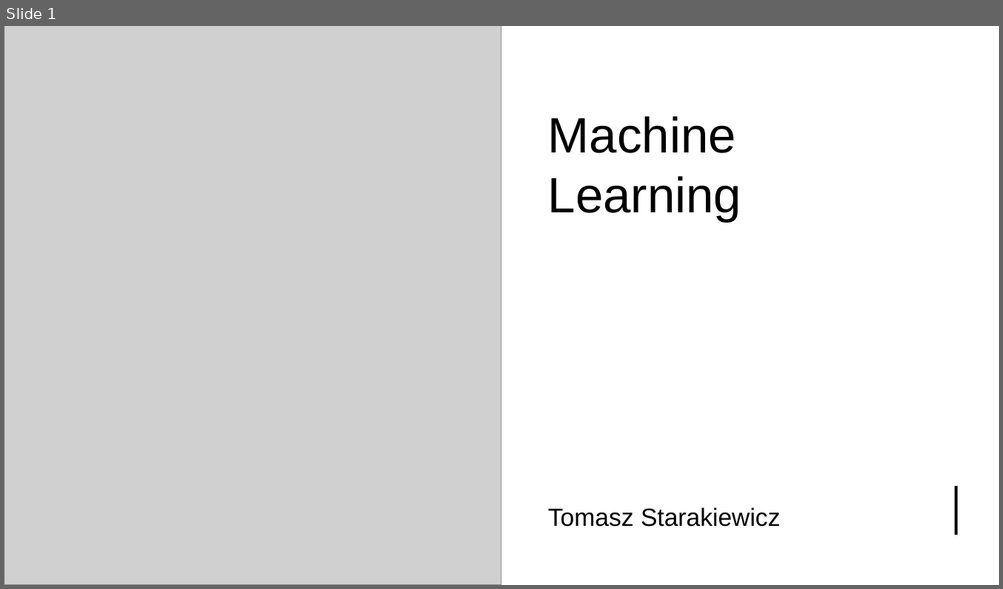
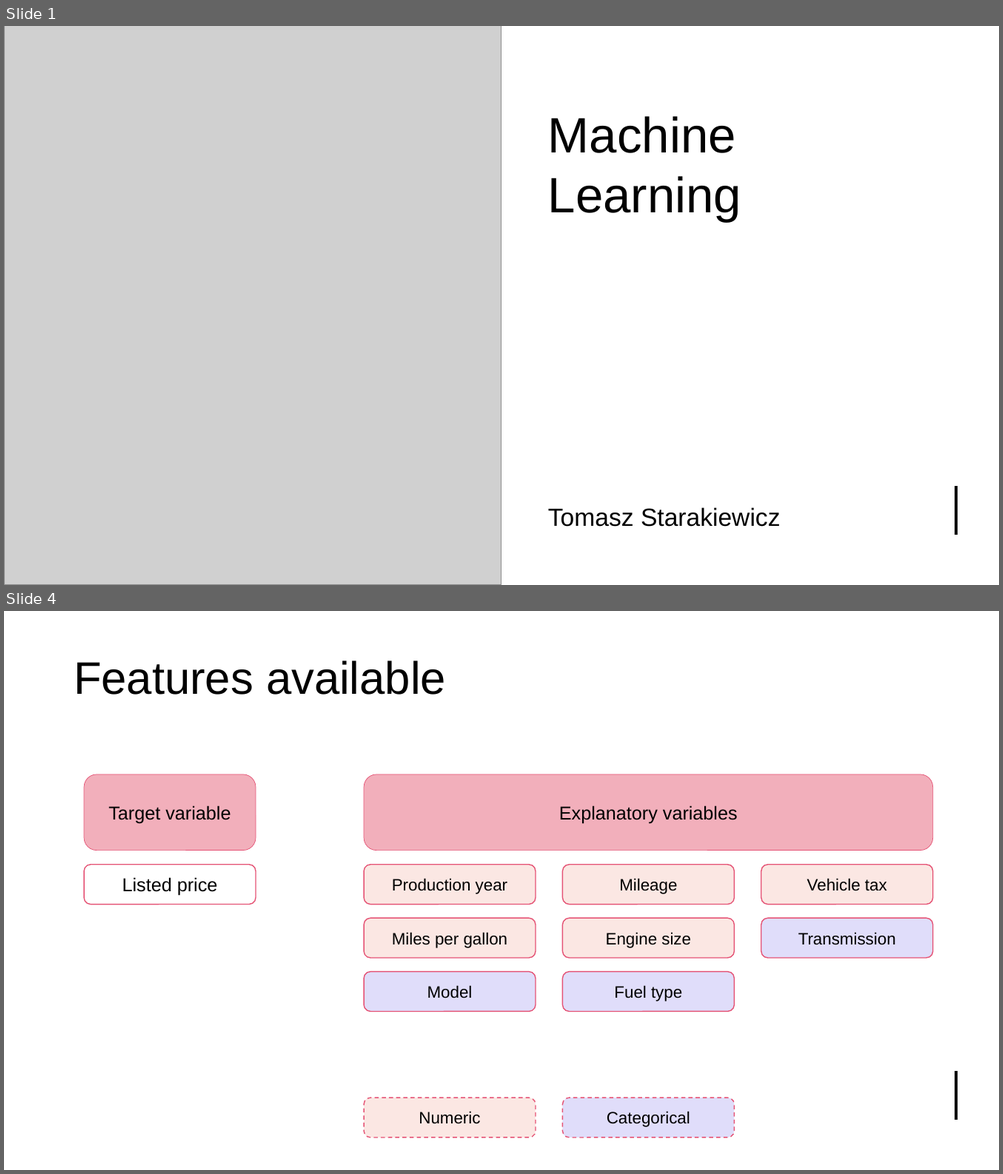
Before and after one commit to tjstarak/DSBA-ML2, a slide deck: slides/ML2_deck.pptx. Shown one above the other, each under a label of ours: slide 1 before the commit, slides 1 and 4 after it; the slides between them are not shown. The pictures are 1003x589 and 1003x1174 pixels, drawn with LibreOffice and Linux fonts; fonts in the diff are those of the drawing; grey boxes stand for pictures. Boxes give left, top, right and bottom in pixels: in the first picture for what was removed or moved away, otherwise in the second. Text is boxed around its words. In the diff, an @@ line names an element or a change of style, - is before the commit and + after.

```diff
--- a/slides/ML2_deck.pptx
+++ b/slides/ML2_deck.pptx
@@ slide 4 added at (4, 611, 999, 1170), background #FFFFFF @@
@@ rectangle added at (4, 611, 999, 1170), fill #FFFFFF @@
@@ rectangle added at (4, 611, 999, 742), fill #FFFFFF @@
@@ title added at (74, 661, 446, 695), 44 pt, text #000000 @@
+Features available
@@ rounded rectangle added at (84, 775, 256, 851), fill #F3AFBB, outline #E55375 0.5 pt, 18 pt, text #000000 @@
+Target variable
@@ rounded rectangle added at (364, 775, 933, 851), fill #F3AFBB, outline #E55375 0.5 pt, 18 pt, text #000000 @@
+Explanatory variables
@@ rounded rectangle added at (84, 865, 256, 904), fill #FFFFFF, outline #E55375 1 pt, 18 pt, text #000000 @@
+Listed price
@@ rounded rectangle added at (364, 865, 535, 904), fill #FBE7E3, outline #E55375 1 pt, 16 pt, text #000000 @@
+Production year
@@ rounded rectangle added at (562, 865, 734, 904), fill #FBE7E3, outline #E55375 1 pt, 16 pt, text #000000 @@
+Mileage
@@ rounded rectangle added at (761, 865, 933, 904), fill #FBE7E3, outline #E55375 1 pt, 16 pt, text #000000 @@
+Vehicle tax
@@ rounded rectangle added at (364, 918, 535, 958), fill #FBE7E3, outline #E55375 1 pt, 16 pt, text #000000 @@
+Miles per gallon
@@ rounded rectangle added at (562, 918, 734, 958), fill #FBE7E3, outline #E55375 1 pt, 16 pt, text #000000 @@
+Engine size
@@ rounded rectangle added at (761, 918, 933, 958), fill #E0DDFA, outline #E55375 1 pt, 16 pt, text #000000 @@
+Transmission
@@ rounded rectangle added at (364, 972, 535, 1011), fill #E0DDFA, outline #E55375 1 pt, 16 pt, text #000000 @@
+Model
@@ rounded rectangle added at (562, 972, 734, 1011), fill #E0DDFA, outline #E55375 1 pt, 16 pt, text #000000 @@
+Fuel type
@@ line added from (956, 1071) to (956, 1120), #000000 3 pt @@
@@ rounded rectangle added at (364, 1098, 535, 1138), fill #FBE7E3, outline #E55375 1 pt dashed, 16 pt, text #000000 @@
+Numeric
@@ rounded rectangle added at (562, 1098, 734, 1138), fill #E0DDFA, outline #E55375 1 pt dashed, 16 pt, text #000000 @@
+Categorical
```
Also in this commit, not shown: 7 other slides added, 1 slide removed.
